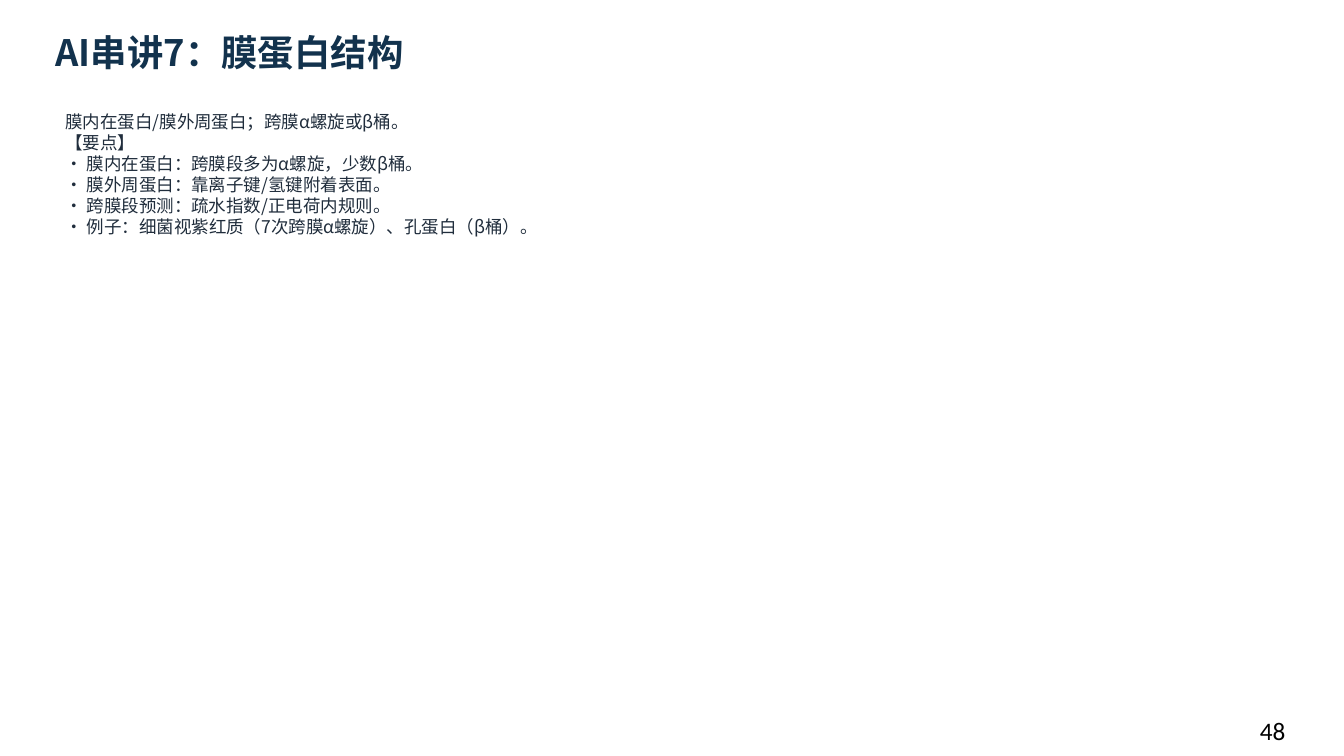
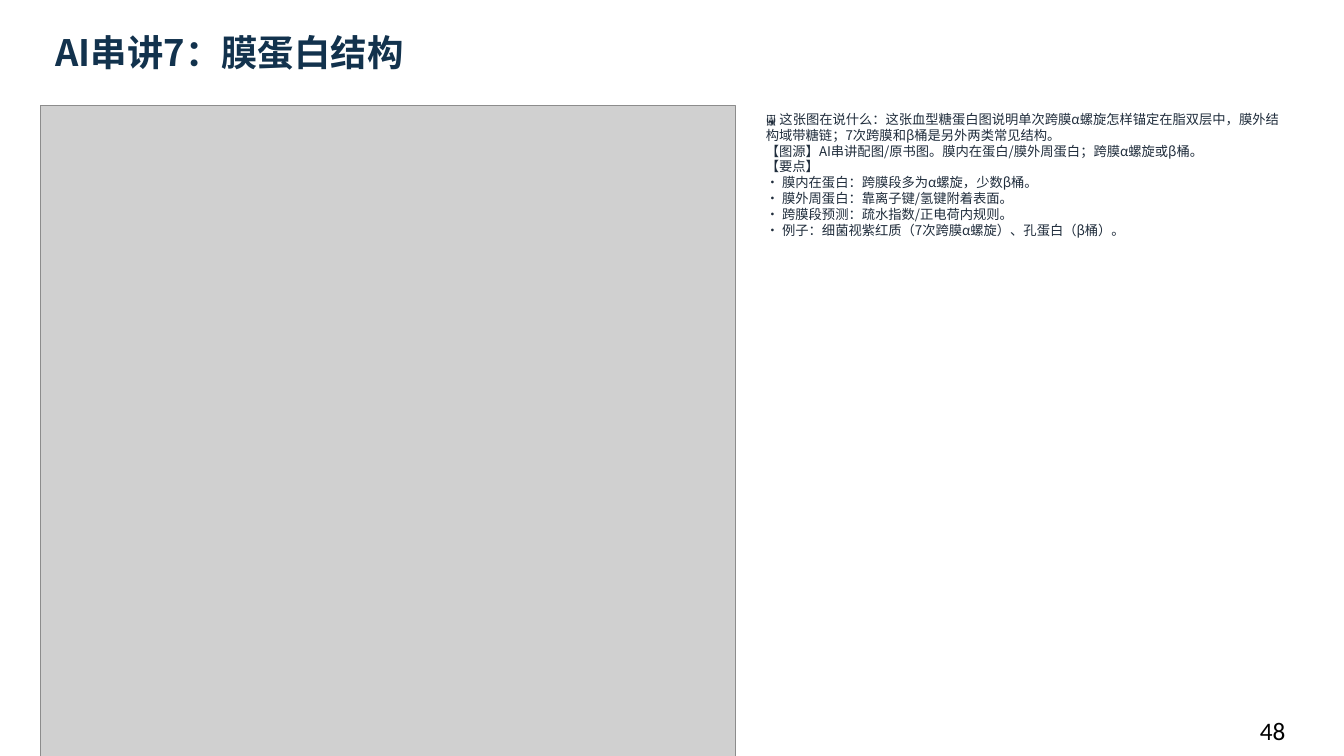
Before and after one commit to newkan-li/Biochemistry, a slide deck: slide 48 of downloads/bc03-ai-style.pptx. Drawn at 1344x756 pixels with LibreOffice and Linux fonts; fonts in the diff are those of the drawing; grey boxes stand for pictures. Boxes give left, top, right and bottom in pixels: in the first picture for what was removed or moved away, otherwise in the second. Text is boxed around its words. In the diff, an @@ line names an element or a change of style, - is before the commit and + after.

Commit message:
修复AI串讲页无图导致像空白:10个AI串讲页配图+图说,AI3配二级结构图;下载版重生成;版本20261112e

```diff
--- a/downloads/bc03-ai-style.pptx
+++ b/downloads/bc03-ai-style.pptx
@@ picture added at (40, 106, 736, 756) @@
@@ text at (766, 112, 1278, 238): text changed; size 12.5 to 9.5 pt @@
-膜内在蛋白/膜外周蛋白；跨膜α螺旋或β桶。
-【要点】
-• 膜内在蛋白：跨膜段多为α螺旋，少数β桶。
-• 膜外周蛋白：靠离子键/氢键附着表面。
-• 跨膜段预测：疏水指数/正电荷内规则。
-• 例子：细菌视紫红质（7次跨膜α螺旋）、孔蛋白（β桶）。
+🖼 这张图在说什么：这张血型糖蛋白图说明单次跨膜α螺旋怎样锚定在脂双层中，膜外结构域带糖链；7次跨膜和β桶是另外两类常见结构。
+【图源】AI串讲配图/原书图。膜内在蛋白/膜外周蛋白；跨膜α螺旋或β桶。
+【要点】
+• 膜内在蛋白：跨膜段多为α螺旋，少数β桶。
+• 膜外周蛋白：靠离子键/氢键附着表面。
+• 跨膜段预测：疏水指数/正电荷内规则。
+• 例子：细菌视紫红质（7次跨膜α螺旋）、孔蛋白（β桶）。
```
Also in this commit, not shown: 9 other slides changed, 6 other files.
